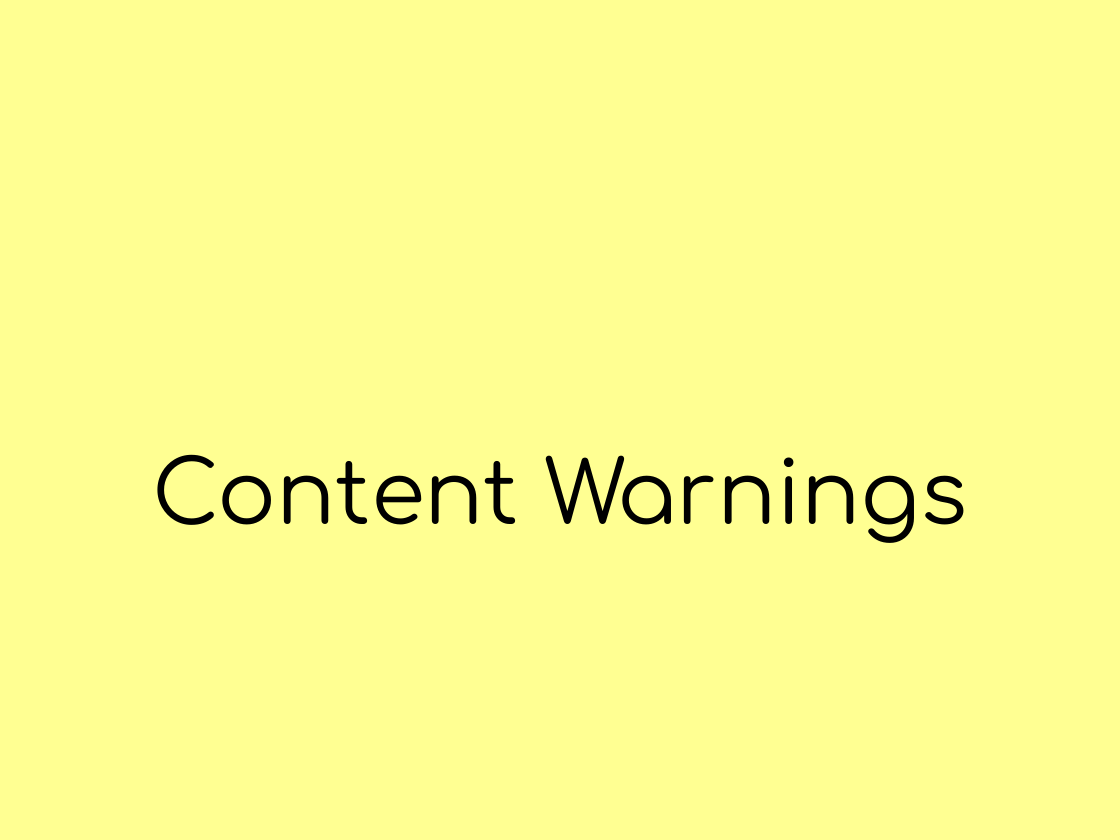
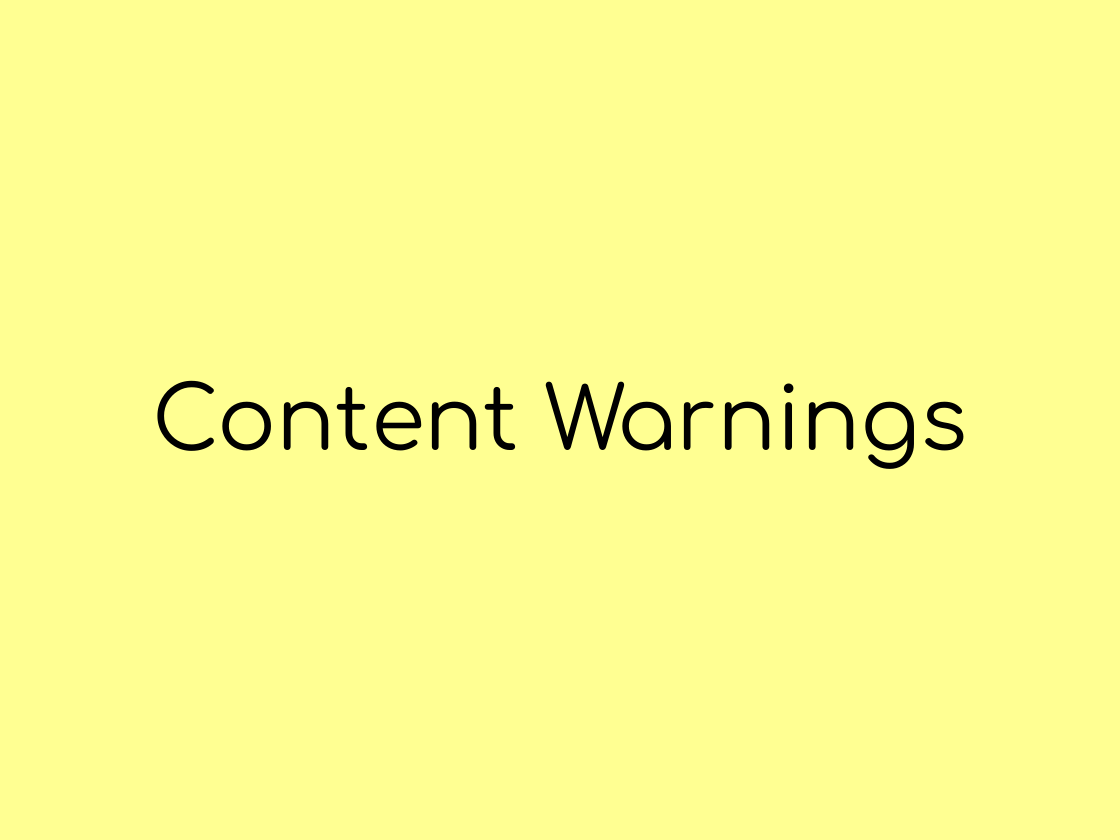
Before and after one commit to JiggyPete/global-diversity-cfp-day-site, a slide deck: slide 18 of public/slides/global-diversity-cfp-day.pptx (slide 19 before the commit). Drawn at 1120x840 pixels with LibreOffice and Linux fonts; fonts in the diff are those of the drawing. Boxes give left, top, right and bottom in pixels: in the first picture for what was removed or moved away, otherwise in the second. Text is boxed around its words. In the diff, an @@ line names an element or a change of style, - is before the commit and + after.

```diff
--- a/public/slides/global-diversity-cfp-day.pptx
+++ b/public/slides/global-diversity-cfp-day.pptx
@@ title "Content Warnings": place and size @@
-title "Content Warnings" at [152, 454, 967, 543]
+title "Content Warnings" at [152, 380, 967, 469]
```
Also in this commit, not shown: 2 other slides changed, 4 slides added, 1 slide removed, 3 other files.
